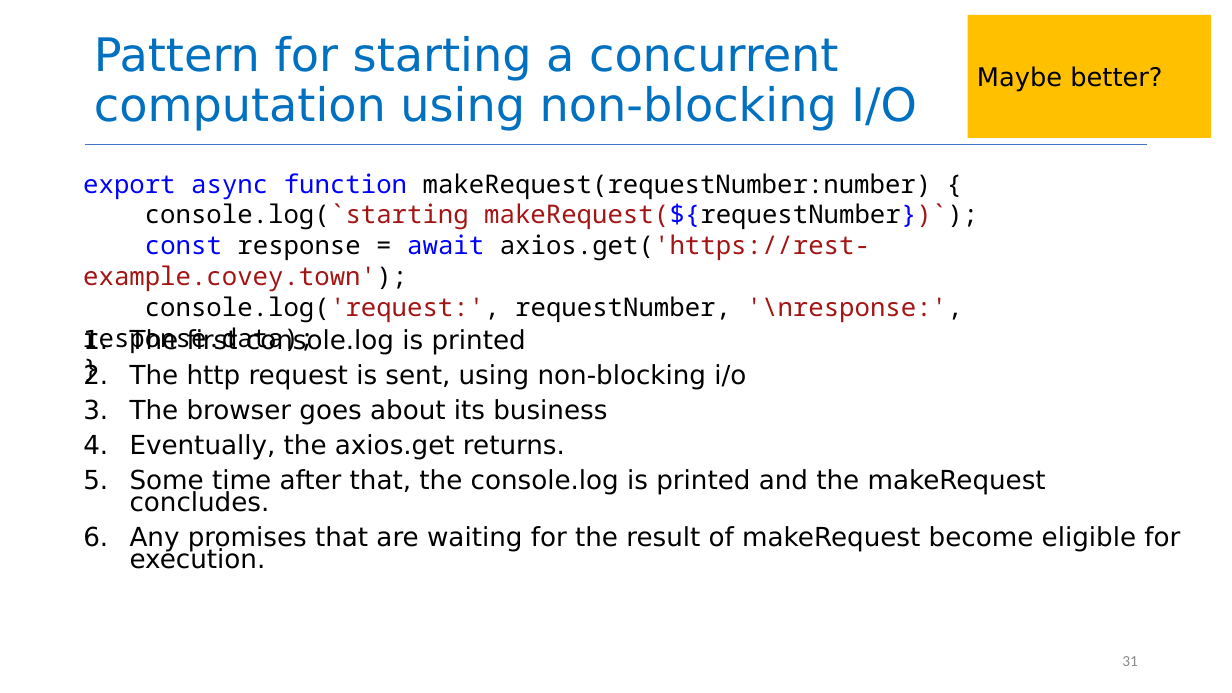
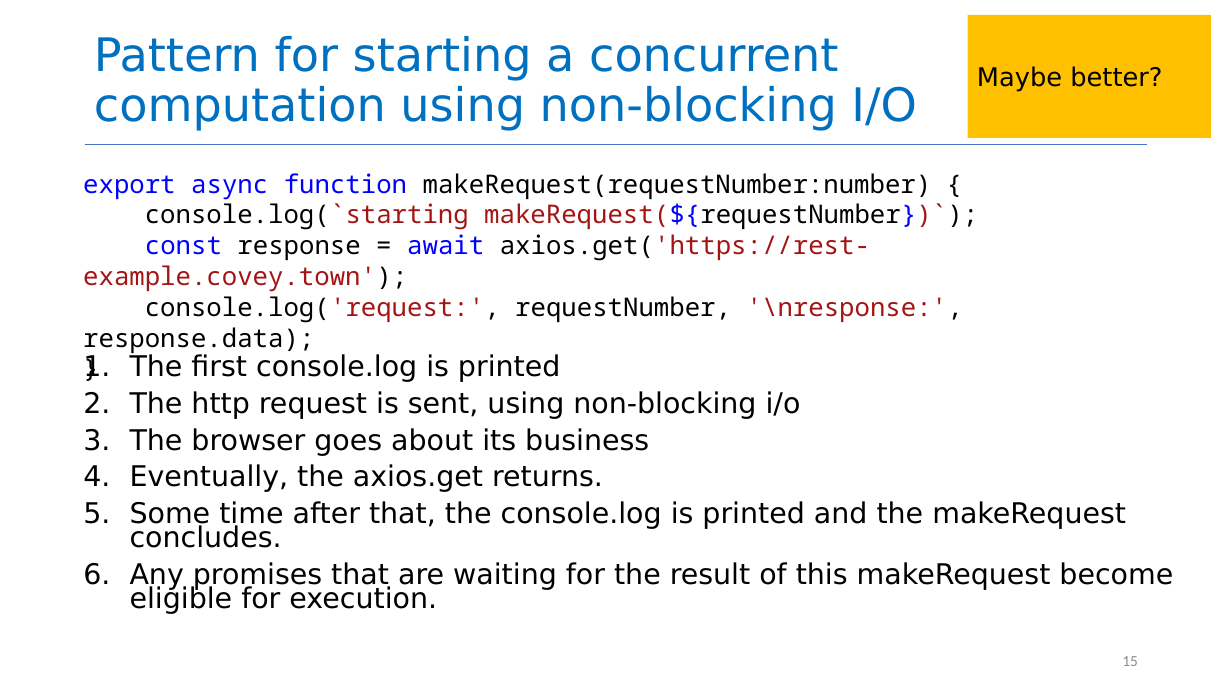
Before and after one commit to yashburshe/CS4530-Fall-2025, a slide deck: slide 15 of Slides/Module 06 Concurrency Patterns in Typescript.pptx (slide 31 before the commit). Drawn at 1232x693 pixels with LibreOffice and Linux fonts; fonts in the diff are those of the drawing. Boxes give left, top, right and bottom in pixels: in the first picture for what was removed or moved away, otherwise in the second. Text is boxed around its words. In the diff, an @@ line names an element or a change of style, - is before the commit and + after.

```diff
--- a/Slides/Module 06 Concurrency Patterns in Typescript.pptx
+++ b/Slides/Module 06 Concurrency Patterns in Typescript.pptx
@@ text "The first console.log is printed": place and size @@
-text "The first console.log is printed" at [130, 329, 1180, 569]
+text "The first console.log is printed" at [130, 354, 1173, 614]
@@ text at [130, 354, 1126, 548]: size 20.4 to 22.2 pt in "The first console.log is printed", "The http request is sent, using non-blocking ...", "The browser goes about its business", "Eventually, the axios.get returns." and 1 more places @@
@@ text at [130, 562, 1173, 614]: text changed; size 20.4 to 22.2 pt @@
-6. Any promises that are waiting for the result of makeRequest become eligible for execution.
+6. Any promises that are waiting for the result of this makeRequest become eligible for execution.
@@ page number at [1122, 656, 1138, 666]: text changed @@
-31
+15
```
Also in this commit, not shown: 1 other file.
